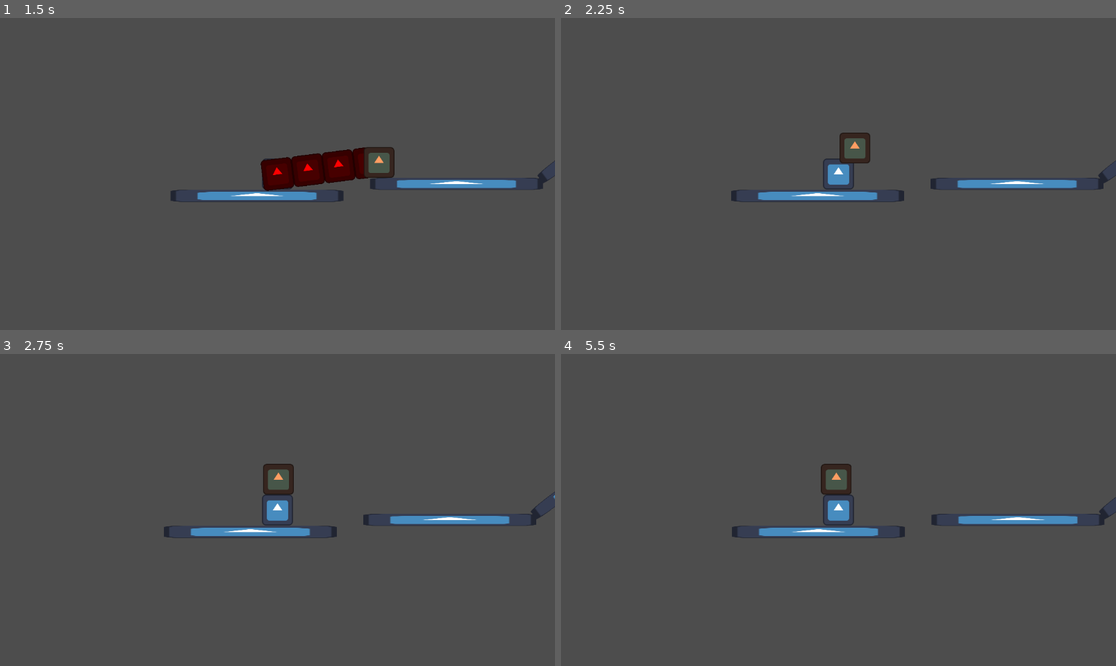
Above: before the commit, frames 1-4 (two rows, left to right).
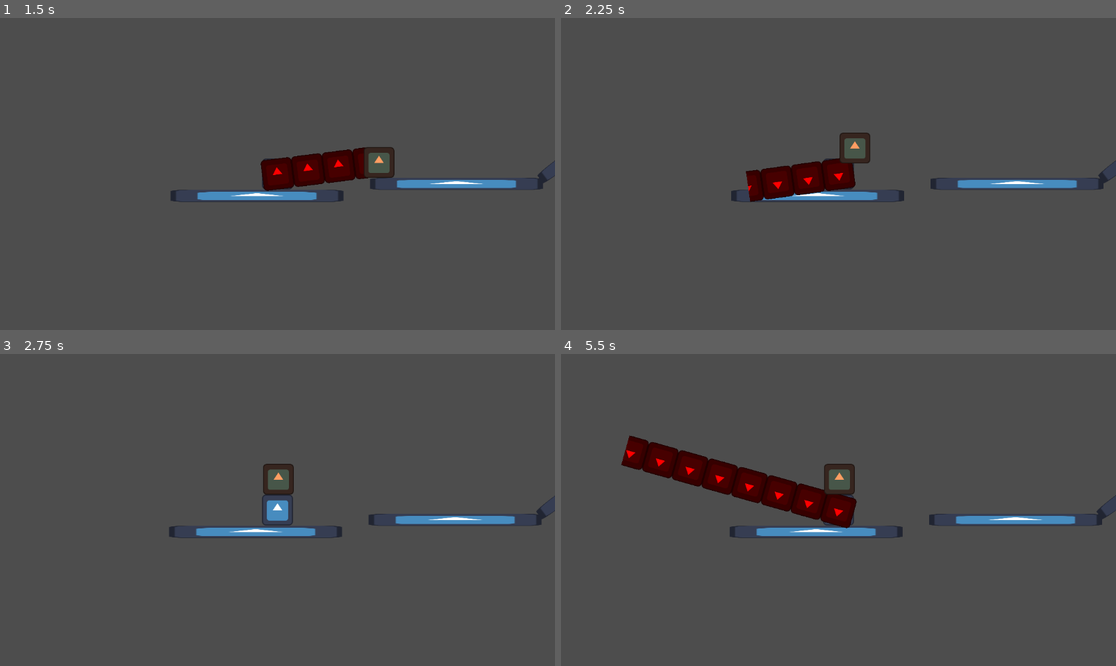
Above: after the commit, the same moments.

Repository: IncrediblyCreativeUsername/Team-Indecisive-Cutthroat-2026
Game: Godot game, scene res://UI/MainMenu.tscn
Two runs of this game, one before a commit and one after it. Both use one fixed random seed, a clock stepped at 60 frames per second and the inputs below. The engine's default icon, where the game draws it, is replaced by a stand-in: a white triangle on a blue panel in a dark square.
Inputs (mouse positions are in pixels of both pictures, inside the frame that each line leads up to):
- Up to frame 1 (1.5 s): click "Play" at 0.5 s; move the mouse to (399, 158) at 1.27 s; hold D (MOVE_RIGHT) from 1.28 s (still down); click (399, 158) at 1.35 s
- Up to frame 2 (2.25 s): keep holding D (MOVE_RIGHT); tap W (JUMP) at 1.52 s; move the mouse to (727, 189) at 2.02 s; click (727, 189) at 2.1 s
- Up to frame 3 (2.75 s): keep holding D (MOVE_RIGHT); tap W (JUMP) at 2.27 s
- Up to frame 4 (5.5 s): move the mouse to (894, 441) at 2.77 s; release D (MOVE_RIGHT) at 2.78 s; hold A (MOVE_LEFT) 2.78-3.53 s; click (894, 441) at 2.85 s; move the mouse to (810, 572) at 3.52 s; hold D (MOVE_RIGHT) 3.53-5.03 s; click (810, 572) at 3.6 s; tap W (JUMP) at 3.77, 4.52, 5.27 s; tap Enter at 4.25 s; move the mouse to (1005, 556) at 4.27 s; click (1005, 556) at 4.35 s; move the mouse to (672, 463) at 5.02 s; hold A (MOVE_LEFT) from 5.03 s (still down); click (672, 463) at 5.1 s

Frame 1 is identical in both runs. In frame 2, 1.9% of the frame differs, in the area x 33-97%, y 44-60%; in frame 3, 0.5%; in frame 4, 4.6%, in the area x 10-100%, y 26-59%.

Commit message:
Fix tongue not extending bug

Diff:
--- a/Player/Player.tscn
+++ b/Player/Player.tscn
@@ -219,7 +219,7 @@
 monitoring = false
 
 [node name="CollisionShape2D" type="CollisionShape2D" parent="Tongue/Area2D" unique_id=1333496732]
-position = Vector2(11, 0)
+position = Vector2(16, 0)
 shape = SubResource("CircleShape2D_q3lat")
 
 [node name="TongueAnim" type="AnimationPlayer" parent="Tongue" unique_id=1214662753]
